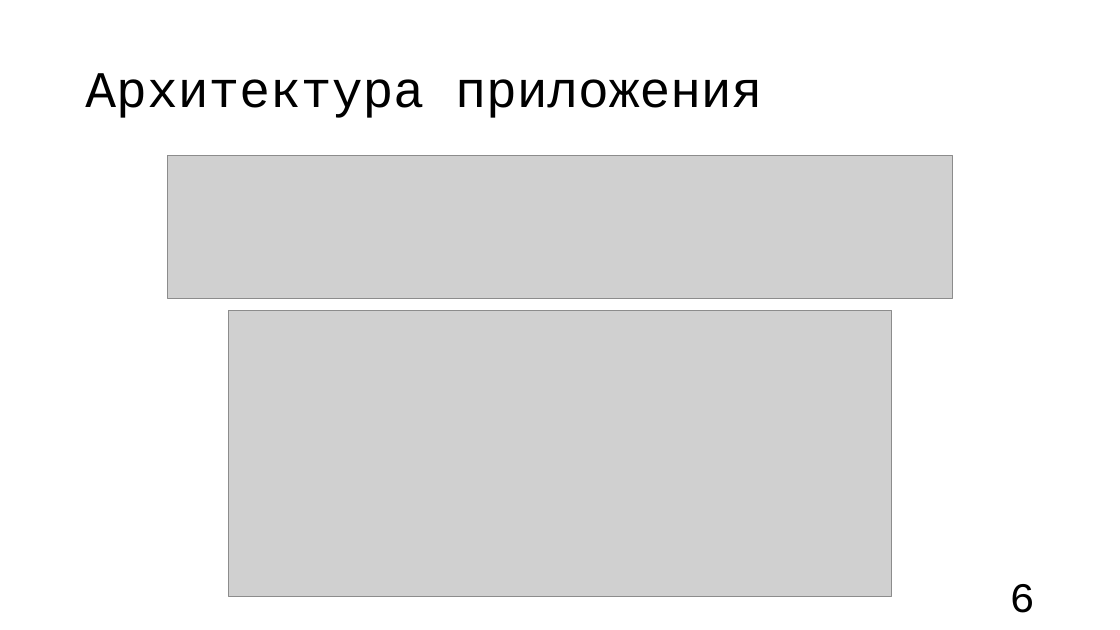
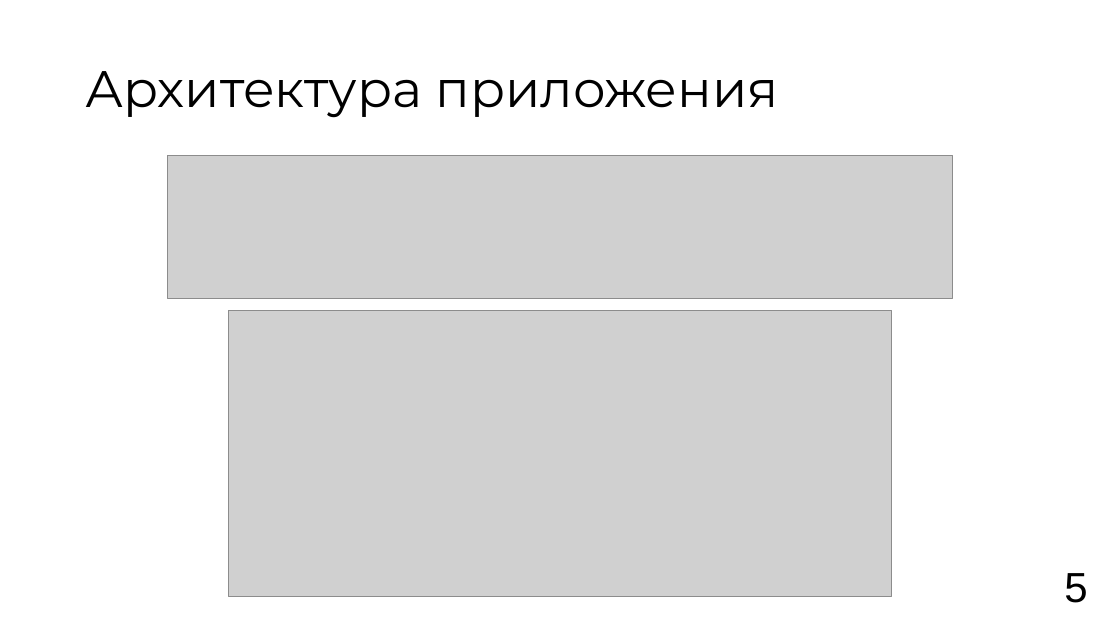
Before and after one commit to vafeenHub/VSU-scientific-activities_6-7-8-semester, a slide deck: slide 5 of Vafeen_3_61_presentation.pptx (slide 6 before the commit). Drawn at 1120x630 pixels with LibreOffice and Linux fonts; fonts in the diff are those of the drawing; grey boxes stand for pictures. Boxes give left, top, right and bottom in pixels: in the first picture for what was removed or moved away, otherwise in the second. Text is boxed around its words. In the diff, an @@ line names an element or a change of style, - is before the commit and + after.

```diff
--- a/Vafeen_3_61_presentation.pptx
+++ b/Vafeen_3_61_presentation.pptx
@@ title "Архитектура приложения" at bbox=[85, 71, 778, 118]: font Courier New to Montserrat @@
@@ page number at bbox=[1064, 573, 1087, 603]: text changed; font Courier New to Arial @@
-6
+5
```
Also in this commit, not shown: 11 other slides changed, 1 slide added, 1 slide removed, 1 other file.
